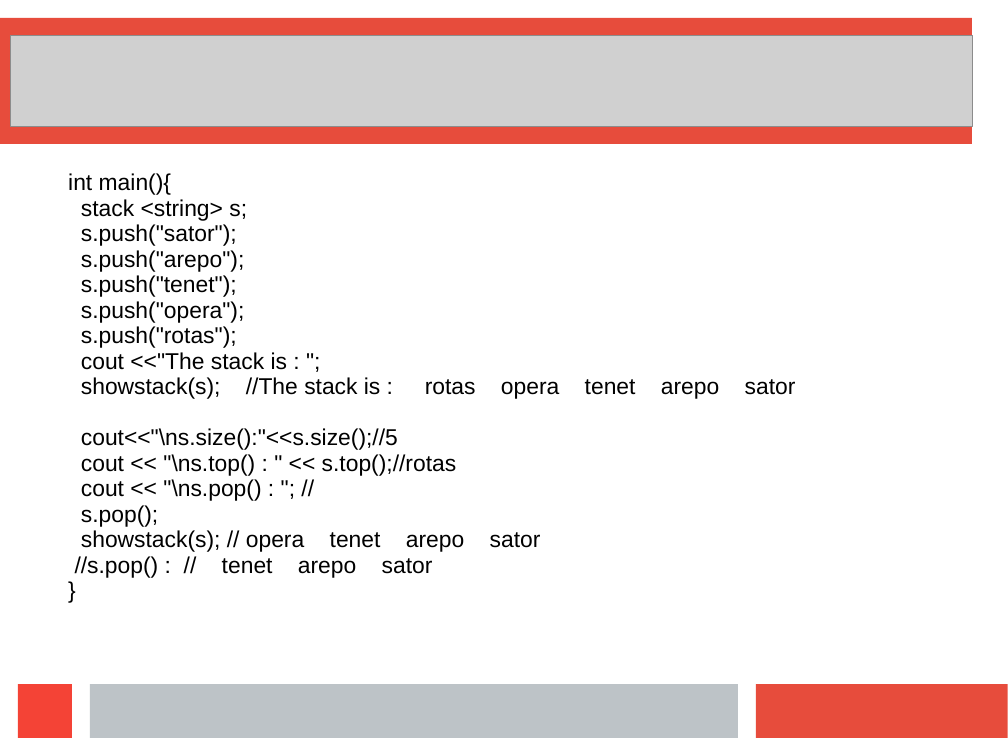
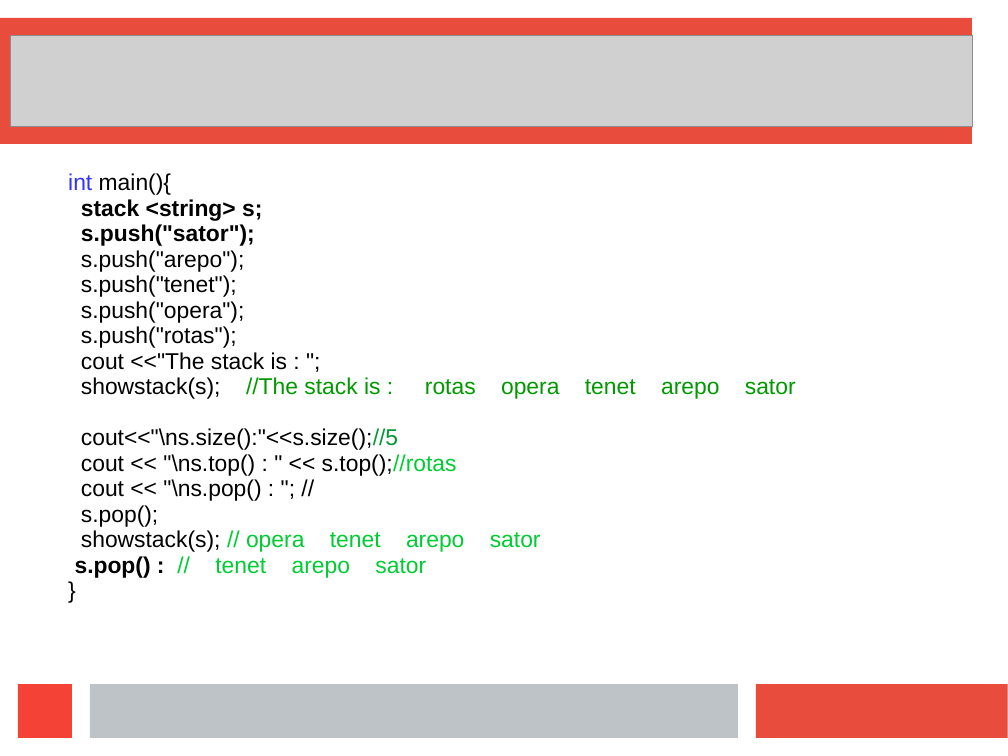
Before and after one commit to mecchmatProjects/CppCourse, a slide deck: slide 12 of Lect12/CppUkrTutor12_1.ppt. Drawn at 1008x756 pixels with LibreOffice and Linux fonts; fonts in the diff are those of the drawing; grey boxes stand for pictures. Boxes give left, top, right and bottom in pixels: in the first picture for what was removed or moved away, otherwise in the second. Text is boxed around its words. In the diff, an @@ line names an element or a change of style, - is before the commit and + after.

```diff
--- a/Lect12/CppUkrTutor12_1.ppt
+++ b/Lect12/CppUkrTutor12_1.ppt
@@ text at box(68, 173, 476, 552): text colour #000000 to #3333FF in "int"; bold on in "stack <string> s;", "s.push("sator");"; text colour #000000 to #009900 in "//The stack is : rotas opera tenet ..."; text colour #000000 to #009933 in "cout<<"\ns.size():"<<s.size();//5"; text colour #000000 to #00CC33 in "s.top();//rotas", "// opera tenet arepo sator" @@
@@ text at box(75, 556, 426, 578): text changed; text colour #000000 to #00CC33 @@
-//s.pop() : // tenet arepo sator
+s.pop() : // tenet arepo sator
```
Also in this commit, not shown: 11 other slides changed, 4 other files.
